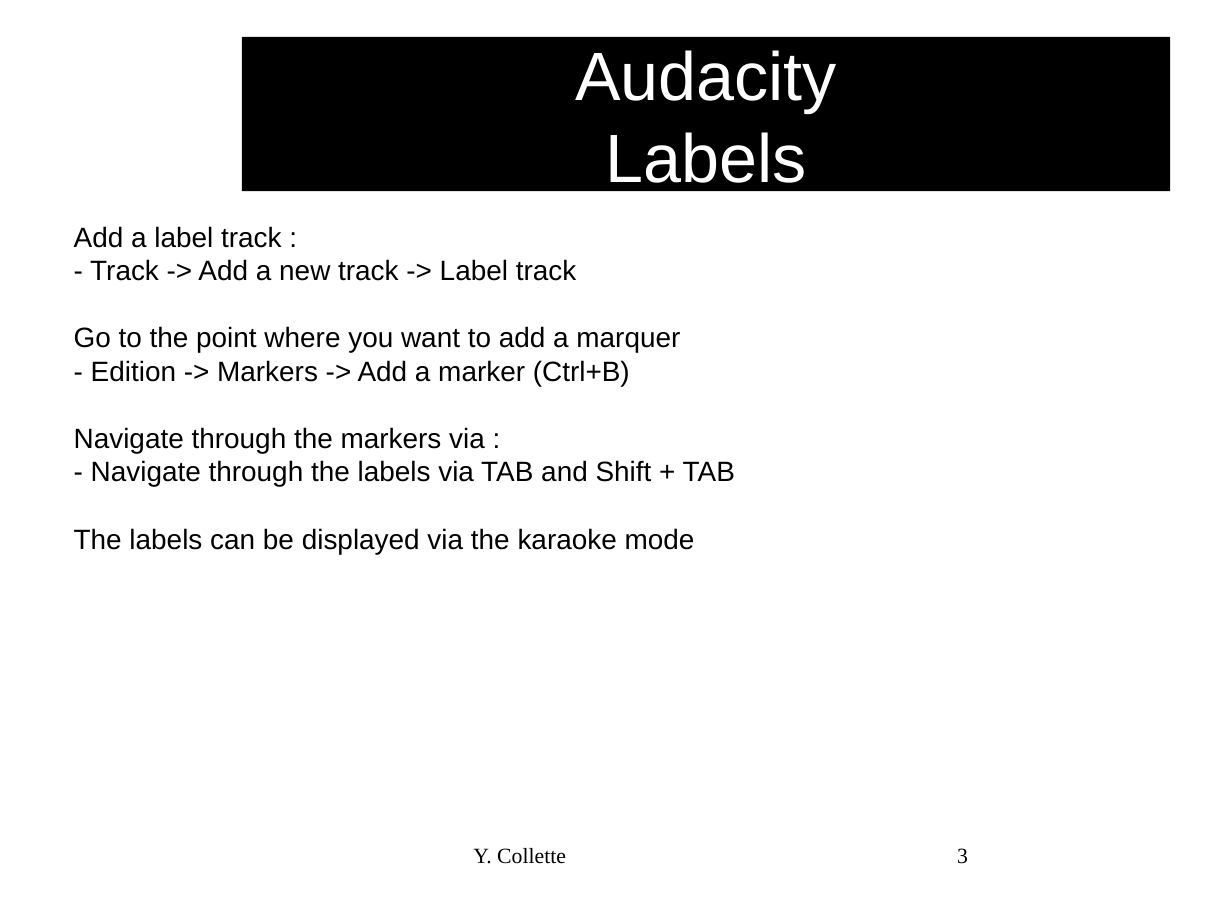
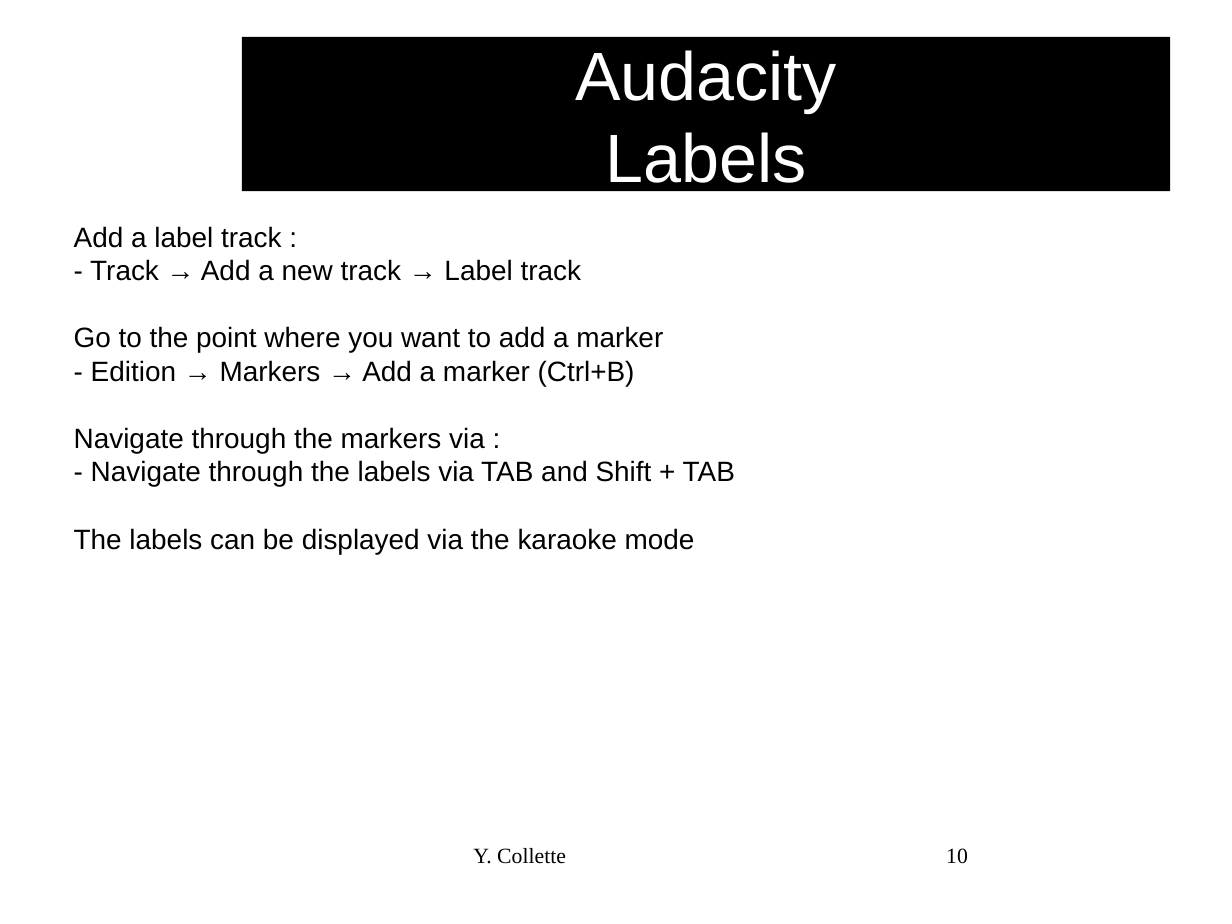
Before and after one commit to audinux/audinux.github.io, a slide deck: slide 10 of workshop/audio/Audacity.odp (slide 3 before the commit). Drawn at 1232x924 pixels with LibreOffice and Linux fonts; fonts in the diff are those of the drawing; background and template pictures are left out. Boxes give left, top, right and bottom in pixels: in the first picture for what was removed or moved away, otherwise in the second. Text is boxed around its words. In the diff, an @@ line names an element or a change of style, - is before the commit and + after.

```diff
--- a/workshop/audio/Audacity.odp
+++ b/workshop/audio/Audacity.odp
@@ text at [74,259,663,386]: text changed @@
-- Track -> Add a new track -> Label track
-Go to the point where you want to add a marquer
-- Edition -> Markers -> Add a marker (Ctrl+B)
+- Track → Add a new track → Label track
+Go to the point where you want to add a marker
+- Edition → Markers → Add a marker (Ctrl+B)
@@ page number at [946,848,968,864]: text changed @@
-3
+10
```
Also in this commit, not shown: 4 other slides changed, 8 slides added, 5 other files.
